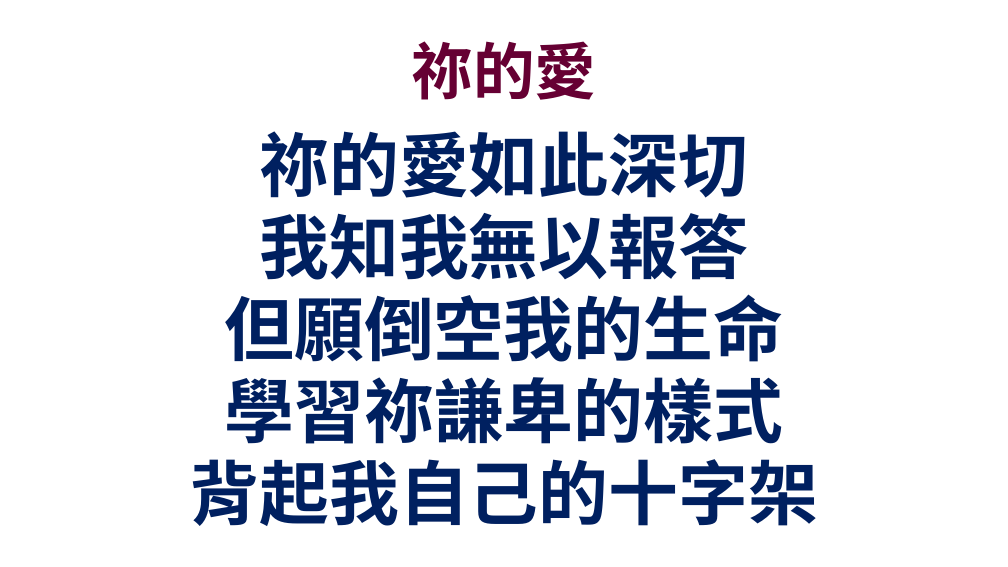
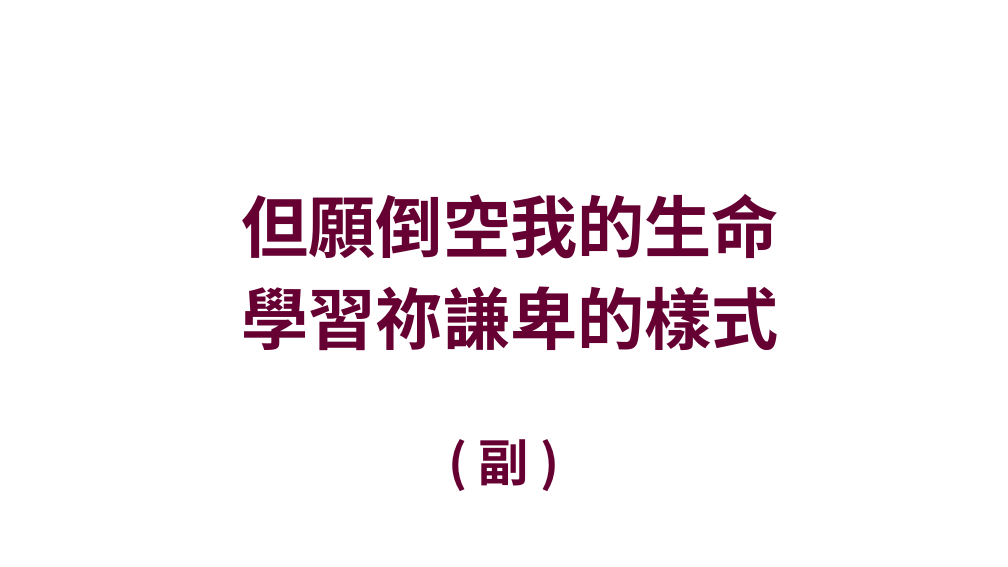
Before and after one commit to batisuoc/prayermeeting, a slide deck: slide 22 of 2021/11月/11-11.pptx (slide 10 before the commit). Drawn at 1008x567 pixels with LibreOffice and Linux fonts; fonts in the diff are those of the drawing; background and template pictures are left out. Boxes give left, top, right and bottom in pixels: in the first picture for what was removed or moved away, otherwise in the second. Text is boxed around its words. In the diff, an @@ line names an element or a change of style, - is before the commit and + after.

```diff
--- a/2021/11月/11-11.pptx
+++ b/2021/11月/11-11.pptx
@@ title removed at (x1=411, y1=41, x2=596, y2=100) @@
-祢的愛
@@ text at (x1=259, y1=131, x2=748, y2=280): paragraphs removed @@
-祢的愛如此深切
-我知我無以報答
@@ text "但願倒空我的生命" moved from (x1=189, y1=131, x2=818, y2=526) to (x1=241, y1=194, x2=778, y2=351) @@
@@ text "但願倒空我的生命" at (x1=241, y1=194, x2=778, y2=351): size 50 to 48 pt, font Noto Sans CJK TC to Noto Sans CJK SC, text colour #002060 to #660033; indent changed; line spacing 0.8 to 1; less space between paragraphs; vertical alignment top to middle @@
@@ text added at (x1=479, y1=439, x2=529, y2=486), 36 pt, text #660033, bold @@
+( 副 )
@@ text at (x1=189, y1=459, x2=818, y2=526): paragraph removed @@
-背起我自己的十字架
```
Also in this commit, not shown: 19 other slides changed, 23 slides added.
